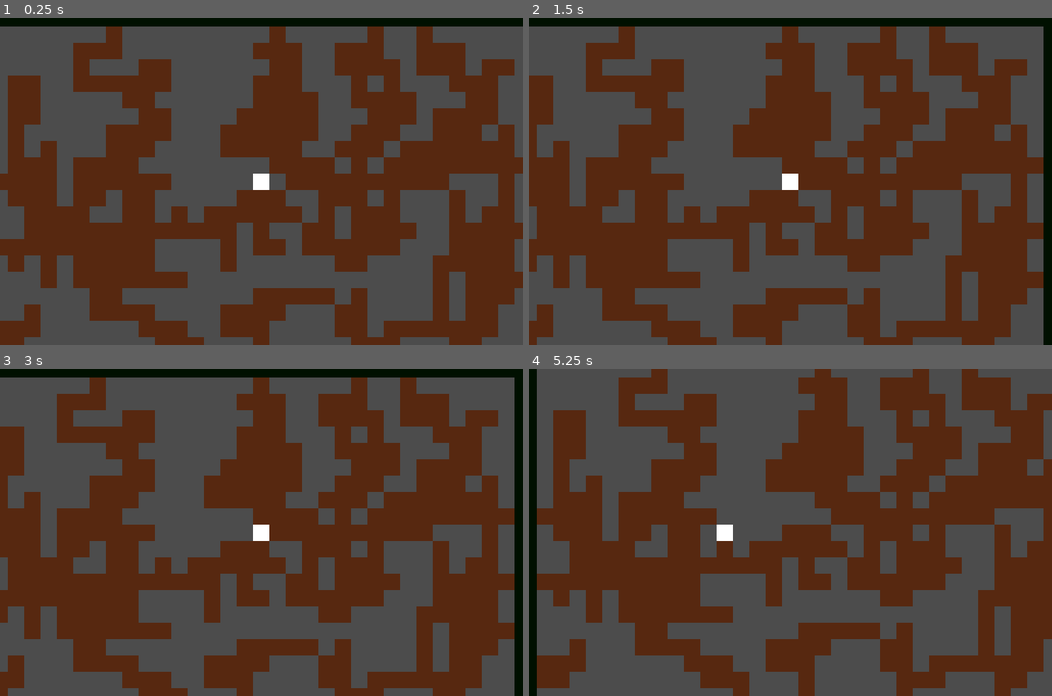
Above: before the commit, frames 1-4 (two rows, left to right).
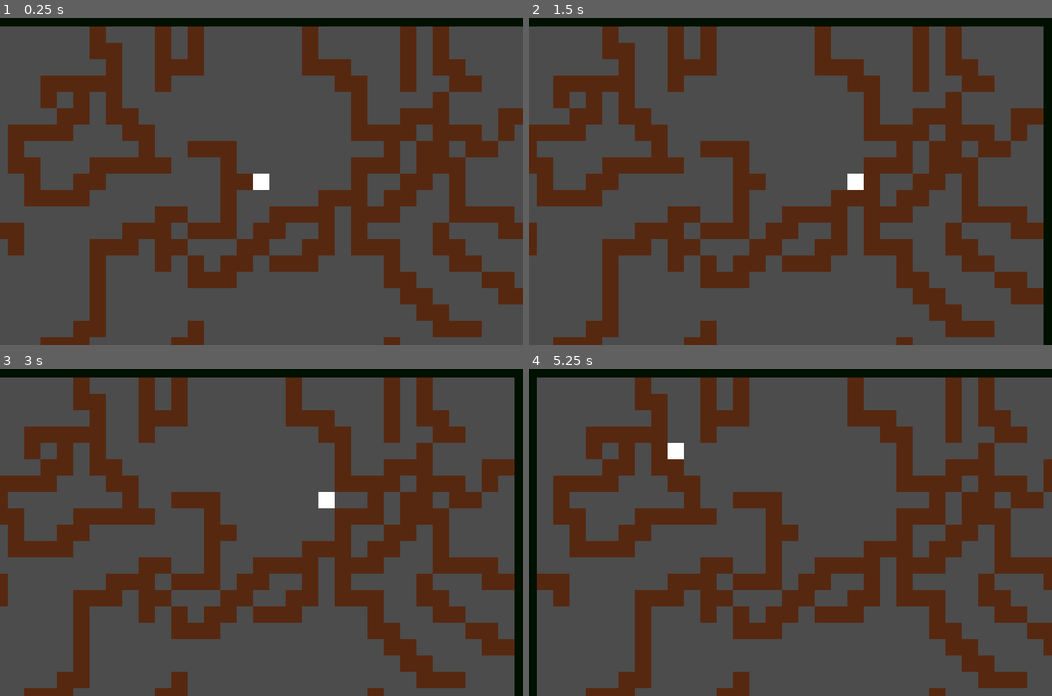
Above: after the commit, the same moments.

Repository: LucasCarrias/Topdown-Pathfinder
Game: Godot game, scene res://Scenes/Game.tscn
Same seed, same stepped clock (60 frames per second), same inputs: the game is played once before the commit and once after it.
Inputs:
- Up to frame 1 (0.25 s): no input
- Up to frame 2 (1.5 s): tap Enter at 0.5 s; hold Right (ui_right) 0.53-1.28 s; tap Space at 1.25 s; hold Down (ui_down) from 1.28 s (still down)
- Up to frame 3 (3 s): tap Enter at 2 s; release Down (ui_down) at 2.03 s; hold Right (ui_right) 2.03-2.78 s; tap Space at 2.75 s; hold Up (ui_up) from 2.78 s (still down)
- Up to frame 4 (5.25 s): tap Enter at 3.5 s; release Up (ui_up) at 3.53 s; hold Left (ui_left) 3.53-5.03 s; tap Space at 5 s; hold Down (ui_down) from 5.03 s (still down)

The runs differ from the first frame. In frame 1, 45% of the frame differs, in the area x 0-100%, y 2-100%; in frame 2, 44%; in frame 3, 44%; in frame 4, 49%, in the area x 1-100%, y 0-100%.

Commit message:
Some fixes on check_steps function

Diff:
--- a/Scenes/Player.tscn
+++ b/Scenes/Player.tscn
@@ -20,6 +20,6 @@
 cast_to = Vector2( 32, 0 )
 
 [node name="MoveDelay" type="Timer" parent="."]
-wait_time = 0.1
+wait_time = 0.05
 one_shot = true
 [connection signal="timeout" from="MoveDelay" to="." method="_on_MoveDelay_timeout"]
--- a/Scenes/Wall.gd
+++ b/Scenes/Wall.gd
@@ -13,9 +13,10 @@
 		var possible = true
 		for y in [-32,0,32]:
 			step = Vector2(x,y)
-			if !is_single_pos(pos+step) and !is_pos_on_window(pos+step):
+			if !is_single_pos(pos+step) or !is_pos_on_window(pos+step):
 				possible = false
 				break
+
 		if possible:
 			step = Vector2(step.x, 0)
 			possible_movements.append(step)
@@ -24,15 +25,17 @@
 		var possible = true
 		for x in [-32,0,32]:
 			step = Vector2(x,y)
-			if !is_single_pos(pos+step) and !is_pos_on_window(pos+step):
+			if !is_single_pos(pos+step) or !is_pos_on_window(pos+step):
 				possible = false
 				break
+
 		if possible:
 			step = Vector2(0, step.y)
 			possible_movements.append(step)
+
 	if possible_movements == []:
 		possible_movements = [Vector2(0,0)]
-	print(str(get_position_in_parent())+" "+str(possible_movements))
+	#print(str(get_position_in_parent())+" "+str(possible_movements))
 	return possible_movements
 
 func is_single_pos(pos):
@@ -43,4 +46,4 @@
 
 func is_pos_on_window(pos):
 	var WINDOW_SIZE = get_parent().WINDOW_SIZE
-	return (pos.x >= 0 and pos.y >= 0) and (pos.x < WINDOW_SIZE.x and pos.y <WINDOW_SIZE.y)
+	return (pos.x >= 0 and pos.y >= 0) and (pos.x <= WINDOW_SIZE.x and pos.y <=WINDOW_SIZE.y)
--- a/Scripts/Game.gd
+++ b/Scripts/Game.gd
@@ -9,12 +9,13 @@
 var rng = RandomNumberGenerator.new()
 
 func _ready():
-	create_borders()
 	rng.randomize()
 	create_camera()
+	create_borders()
 func _process(delta):
 	while get_child_count() < 600:
-		walls_generator(rng.randi_range(5,10))
+		walls_generator(rng.randi_range(5,30))
+
 
 func walls_generator(amount):
 	var last_pos = get_child(get_child_count()-1).global_position
